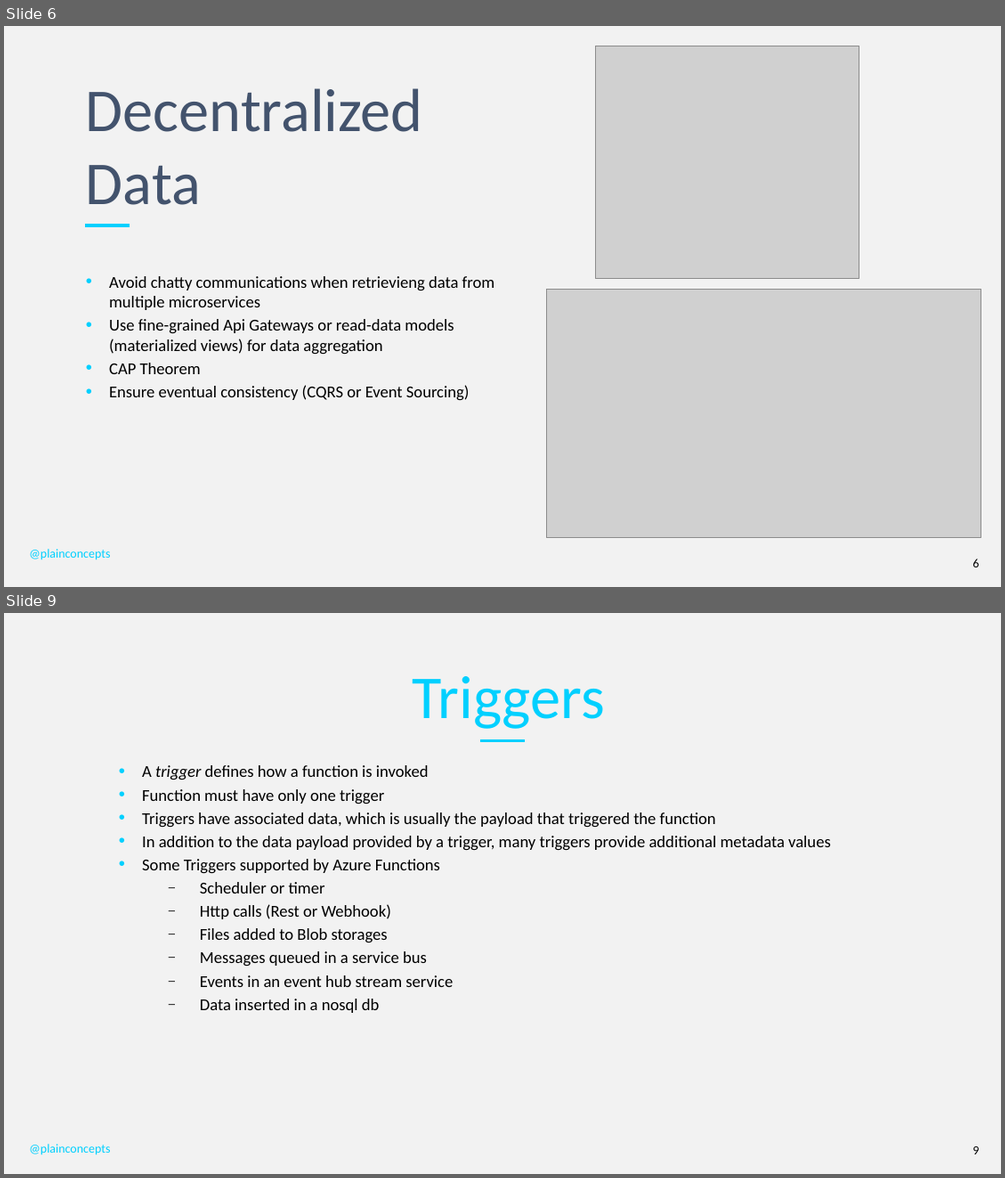
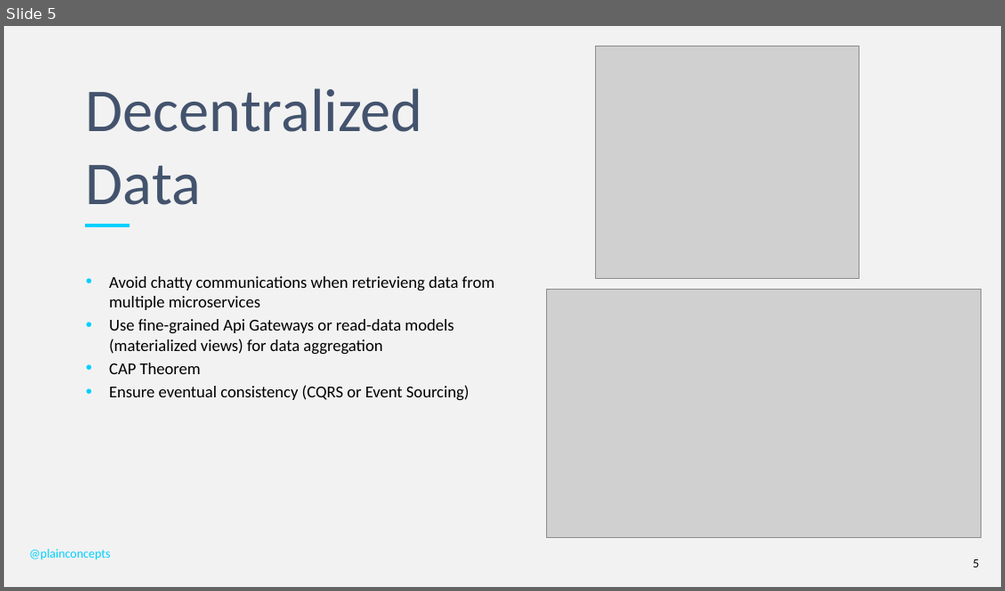
Before and after one commit to PlainConcepts/NetCore-Docker-Workshop, a slide deck: Docu/BestPractices&Antipatterns.pptx. Shown one above the other, each under a label of ours: slides 6 and 9 before the commit, slide 5 after it; the slides between them are not shown. The pictures are 1005x1178 and 1005x591 pixels, drawn with LibreOffice and Linux fonts; fonts in the diff are those of the drawing; grey boxes stand for pictures; background and template pictures are left out. Boxes give left, top, right and bottom in pixels: in the first picture for what was removed or moved away, otherwise in the second. Text is boxed around its words. In the diff, an @@ line names an element or a change of style, - is before the commit and + after.

```diff
--- a/Docu/BestPractices&Antipatterns.pptx
+++ b/Docu/BestPractices&Antipatterns.pptx
@@ slide 9 removed at bbox=[4, 613, 1001, 1174], background #F2F2F2 @@
@@ title removed at bbox=[413, 676, 605, 729] @@
-Triggers
@@ line removed from (480, 741) to (525, 741) @@
@@ text removed at bbox=[142, 765, 831, 1013] @@
-• A trigger defines how a function is invoked
-• Function must have only one trigger
-• Triggers have associated data, which is usually the payload that triggered the function
-• In addition to the data payload provided by a trigger, many triggers provide additional metadata values
-• Some Triggers supported by Azure Functions
-  – Scheduler or timer
-  – Http calls (Rest or Webhook)
-  – Files added to Blob storages
-  – Messages queued in a service bus
-  – Events in an event hub stream service
-  – Data inserted in a nosql db
@@ text removed at bbox=[29, 1143, 110, 1155] @@
-@plainconcepts
@@ page number removed at bbox=[972, 1146, 979, 1154] @@
-9
@@ what was slide 6 is now slide 5 @@
```
Also in this commit, not shown: 2 slides changed, 4 slides added, 9 other slides removed.
